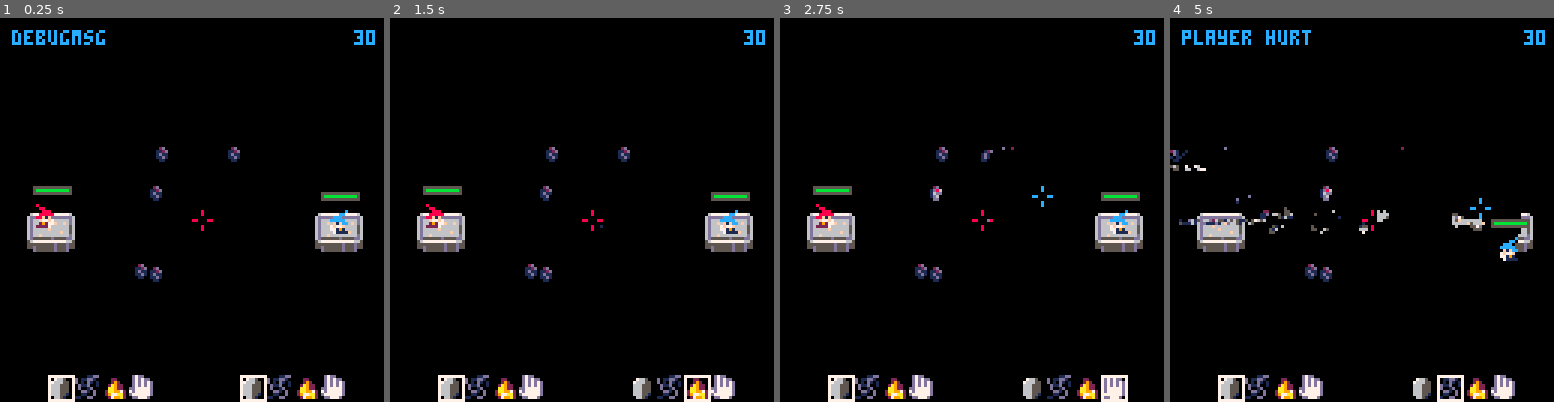
Above: before the commit, frames 1-4 (left to right).
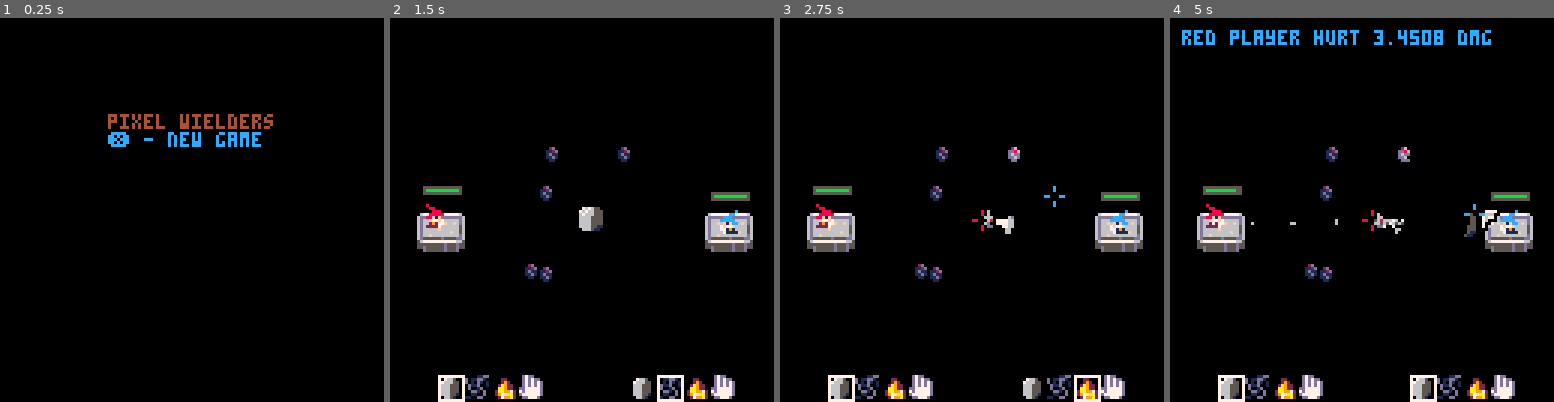
Above: after the commit, the same moments.

Repository: njd5475/ld48
Game: PICO-8 cartridge limit.p8
Same seed, same stepped clock (60 frames per second), same inputs: the game is played once before the commit and once after it.
Inputs:
- Up to frame 1 (0.25 s): no input
- Up to frame 2 (1.5 s): tap X (X key) at 0.33, 1.07 s; tap O (Z key) at 0.7 s
- Up to frame 3 (2.75 s): hold Right 1.6-2.1 s; tap O (Z key) at 1.7, 2.1, 2.5 s; tap X (X key) at 1.85 s; hold Up 2.15-2.42 s; hold Right from 2.47 s (still down)
- Up to frame 4 (5 s): tap O (Z key) every 0.4 s from 2.9 to 4.9 s; tap X (X key) at 2.97, 4.08 s; release Right at 3.03 s; hold Left 3.08-3.58 s; hold Down 3.63-3.97 s; hold Right 4.02-4.68 s; hold Up from 4.73 s (still down)

The runs differ from the first frame. In frame 1, 7.9% of the frame differs, in the area x 3-98%, y 3-100%; in frame 2, 0.9%; in frame 3, 1.0%; in frame 4, 4.7%.

Commit message:
Final submission for compo

Diff:
--- a/limit.p8
+++ b/limit.p8
@@ -2,33 +2,14 @@
 version 41
 __lua__
 
-local dbgmsg='debugmsg'
+local dbgmsg=''
 local dbgt = 30
 
 local state
 local gravfn=nil
 
 function _init()
-	state=main()
-	state:addfx(temp)
-	state:addfx(obstruct)
-
-	state:place(1,8,64,2,2)
- state:place(1,104,64,2,2)
-
- local p = nil
- p=player(8,108,64,true,12)
-	state:push(ctrl(p, 1))
- state:push(p)
- state:addfx(playerreactor(p))
- p=player(6,12,62,false,8)
-	state:push(ctrl(p, 2))
- state:push(p)
- state:addfx(playerreactor(p))
- local mn,mx=38,88
- for i=1,5 do
-	 state:place(5,rnd(mx-mn)+mn,rnd(mx-mn)+mn,1,1)
- end
+	state=menu()
 end
 
 function _draw()
@@ -38,7 +19,7 @@
 		print(dbgmsg, 4, 4, 12)
 	end
 
-	print(stat(7), 118, 4, 12)
+	--print(stat(7), 118, 4, 12)
 end
 
 function _update60()
@@ -130,7 +111,7 @@
 end
 
 function heater(x,y)
- local isplaced,t,hfn=false,2,heatarea(x,y,300)
+ local isplaced,t,hfn=false,4,heatarea(x,y,300)
 
 	return {
 		draw=function()
@@ -172,12 +153,14 @@
 end
 
 function player(sp, x, y, lside, clr)
-	local healthmx=1000
+ local name=clr == 8 and 'red' or (clr == 12 and 'blue' or 'green')
+	local healthmx=2000
 	return {
 	 health=healthmx,
 	 x=x,
 	 y=y,
 	 clr=clr,
+	 name=name,
 	 lside=lside,
 		draw=function(_)
 		 rectfill(_.x-1, _.y-6, _.x+11, _.y-4, 5)
@@ -194,12 +177,34 @@
 
 			if _.y > 128 or _.health < 0 then
 				del(g.objs, _)
-				dbgmsg='player died'
+				_.health = 0
+				dbgmsg=name .. ' player died'
 				sfx(3)
 			end
 		end,
 		healthperc=function(_)
 			return _.health / healthmx
+		end
+	}
+end
+
+function gamecheck(ps)
+	return {
+		draw=function()
+		end,
+		update=function(_, g)
+			local alive = {}
+			for p in all(ps) do
+				if p.health > 0 then
+					add(alive, p)
+				end
+			end
+
+			if #alive == 1 then
+				g.nextstate = gameover()
+			end
+
+			-- todo: handle a tie
 		end
 	}
 end
@@ -212,7 +217,7 @@
 function main()
  local spwn=5
  local t = spwn
-	return {
+	local state={
 	 objs={},
 	 fxs={},
 	 adjcback={},
@@ -244,6 +249,10 @@
 		 	--_:push(cell(rnd(64)+32,rnd(64)+32))
 		 	t = spwn
 		 end
+
+   if _.nextstate then
+   	return _.nextstate
+   end
 
 			return _
 		end,
@@ -303,6 +312,34 @@
 			end
 		end
 	}
+
+		state:addfx(temp)
+	state:addfx(obstruct)
+
+	state:place(1,8,64,2,2)
+ state:place(1,104,64,2,2)
+
+ local players={}
+ local p = nil
+ p=player(8,108,64,true,12)
+	state:push(ctrl(p, 1))
+ state:push(p)
+ add(players, p)
+ state:addfx(playerreactor(p))
+
+ p=player(6,12,62,false,8)
+	state:push(ctrl(p, 2))
+ state:push(p)
+ add(players, p)
+ state:addfx(playerreactor(p))
+
+ state:push(gamecheck(players))
+ local mn,mx=38,88
+ for i=1,5 do
+	 state:place(5,rnd(mx-mn)+mn,rnd(mx-mn)+mn,1,1)
+ end
+
+	return state
 end
 -->8
 -- fxs
@@ -311,11 +348,12 @@
 	return function(c)
 		local d2 = distsq(c.x, c.y, _p.x+4, _p.y+4)
 
-	 if d2 < 500 and (abs(c.dx) > 0.5 or abs(c.dy) > 0.5) then
-	 	dbgmsg='player hurt'
+	 if d2 < 64 and (abs(c.dx) > 0.5 or abs(c.dy) > 0.5) then
 	 	c.dx -= c.dx * 0.25
 	 	c.dy -= c.dy * 0.25
-	 	_p.health-=1
+	 	local dmg=(1+(c:tmpperc() > 0.25 and rnd(5) or 0))
+	 	_p.health-=dmg
+	 	dbgmsg=_p.name .. ' player hurt ' .. dmg .. ' dmg'
 	 end
 	end
 end
@@ -418,7 +456,7 @@
  return x1/mag, y1/mag
 end
 -->8
--- ctrl
+-- ctrl + options
 
 function ctrl(p, pbtn)
 	pbtn-=1
@@ -474,7 +512,7 @@
 		end
 	}
 end
--->8
+
 -- options
 
 function mkopt(sp,fn,after)
@@ -512,10 +550,53 @@
 
 -- platform todo heal
 platform=mkopt(51, function(g,c)
- g:place(4,c.x-8,c.y-8,2,2)
+ g:place(4,c.x-2,c.y-2,1,1)
 end,gravitywell)
 
 
+-->8
+-- screens
+
+function gameover(p)
+	return {
+		draw=function()
+		 cls()
+		 if p then
+		  print(p.name .. ' wins')
+		 end
+			print('game over', 36, 4,9)
+			print('🅾️ - back to menu',36, 120, 12)
+		end,
+		update=function(_)
+		 if btnp(4) then
+		 	return menu()
+		 end
+			return _
+		end
+	}
+end
+
+function menu()
+ local t = 0
+	return {
+		draw=function()
+		 cls()
+		 local n = 'pixel wielders'
+			print(n, 64-flr(#n*4/2), 32,132)
+			print('❎ - new game', 12)
+		end,
+		update=function(_)
+
+
+			if btnp(5) then
+				sfx(2)
+				return main()
+			end
+
+			return _
+		end
+	}
+end
 __gfx__
 00000000067777777777776000030000076765500000000080000000b0000000c000000000000000000000000000000000000000000000000000000001000000
 000000006dddddddddddddd6000300007676655500000000088000000bb000000cc000000000000000000000000000000000000000000000000000001d000000
